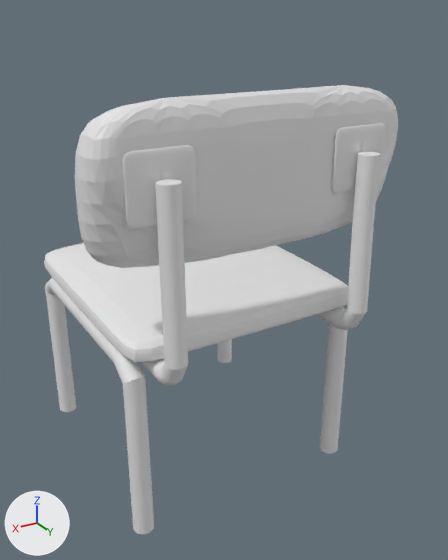
What one commit did to the Blender file GAME/L.o.M/Assets/Model/Stuhl.blend.
Rendered twice from a 50 mm camera at (9.75, 17.7, 14.6) aimed at (-0.25, 1.04, 6.27). Arrows for +X, +Y and +Z are at lower left; the lights stay in place.

In view in the first picture: 'Beine', 'Cube', 'Cube.001', 'Sitz', 'Stangen'.
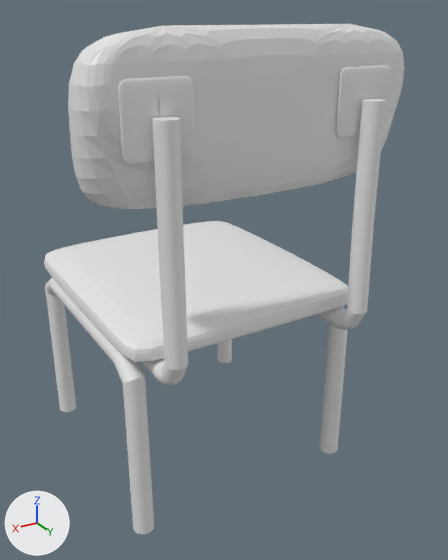
Edits to the bpy script that builds the scene:
```text
Change ob_cube:
    ob_cube.location: (0.39, 3.42, 9.38) -> (0.39, 3.42, 10.95)
Change ob_cube_001:
    ob_cube_001.location: (-2.7, 4.48, 10.78) -> (-2.7, 4.48, 12.35)
```

Changed parts and their boxes (x1, y1, x2, y2) in the pictures (448 x 560 px):
'Cube', moved: before (75, 85, 398, 268); after (68, 24, 405, 209)
'Cube.001', moved: before (123, 123, 386, 230); after (118, 65, 392, 164)
